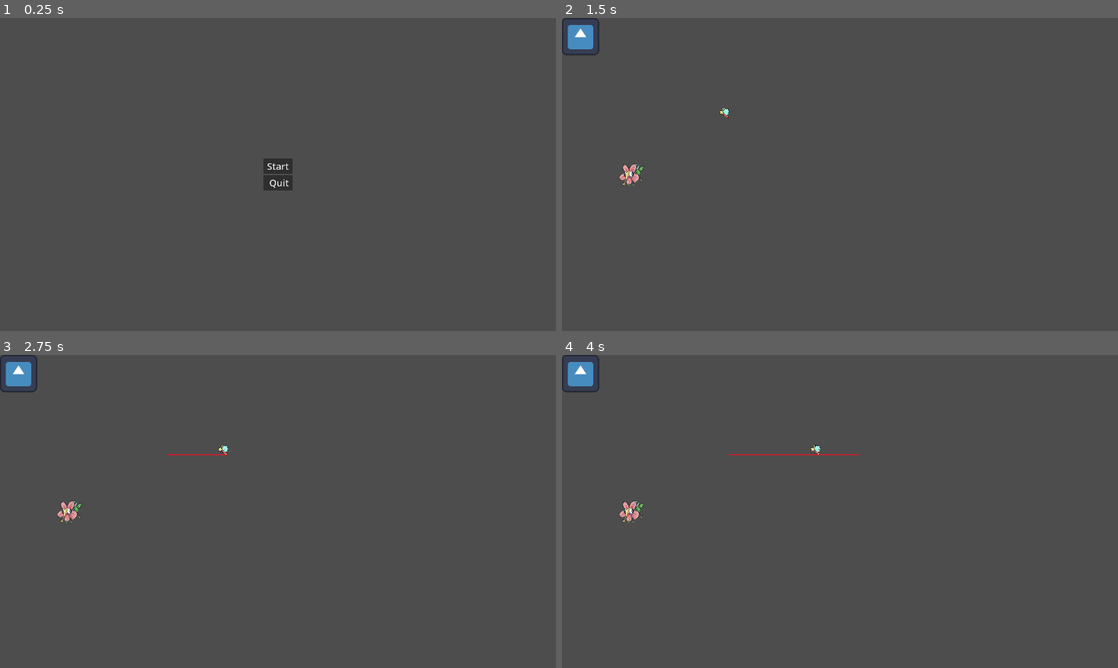
Above: before the commit, frames 1-4 (two rows, left to right).
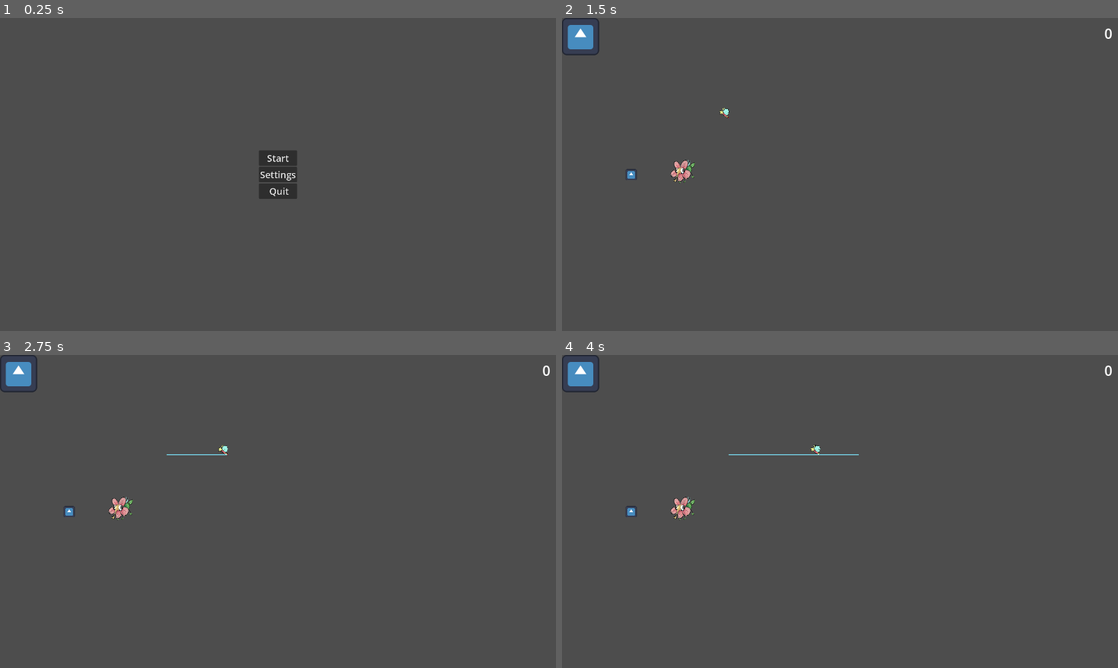
Above: after the commit, the same moments.

Repository: Iroguin/critter_capture
Game: Godot game, scene res://scenes/main_menu.tscn
Two runs of this game, one before a commit and one after it. Both use one fixed random seed, a clock stepped at 60 frames per second and the inputs below. The engine's default icon, where the game draws it, is replaced by a stand-in: a white triangle on a blue panel in a dark square.
Inputs (mouse positions are in pixels of both pictures, inside the frame that each line leads up to):
- Up to frame 1 (0.25 s): no input
- Up to frame 2 (1.5 s): click (840, 174) at 0.5 s, where only the run after the commit has a clickable "Settings"; click "Start" at 1.25 s
- Up to frame 3 (2.75 s): tap Enter (ui_accept) at 2, 2.27 s; move the mouse to (400, 495) at 2.02 s; hold Right (ui_right) from 2.03 s (still down)
- Up to frame 4 (4 s): move the mouse to (728, 527) at 2.77 s; tap Enter (ui_accept) at 3.02, 3.5 s; move the mouse to (895, 442) at 3.52 s; release Right (ui_right) at 3.53 s; hold Left (ui_left) from 3.53 s (still down)

The runs differ from the first frame. In frame 1, 0.7% of the frame differs, in the area x 46-54%, y 42-58%; in frame 2, 0.4%; in frame 3, 0.4%; in frame 4, 0.5%.

Commit message:
sounds, color change, highscore ui, freemove

Diff:
--- /dev/null
+++ b/default_bus_layout.tres
@@ -0,0 +1,15 @@
+[gd_resource type="AudioBusLayout" format=3 uid="uid://b50i4vo4jqnrr"]
+
+[resource]
+bus/1/name = &"UI"
+bus/1/solo = false
+bus/1/mute = false
+bus/1/bypass_fx = false
+bus/1/volume_db = 0.0
+bus/1/send = &"Master"
+bus/2/name = &"SFX"
+bus/2/solo = false
+bus/2/mute = false
+bus/2/bypass_fx = false
+bus/2/volume_db = 0.0
+bus/2/send = &"Master"
--- a/project.godot
+++ b/project.godot
@@ -22,6 +22,7 @@
 [autoload]
 
 SignalHandler="*uid://cwvi8p1j4h30b"
+AuidioHandler="*uid://cvg77xu4t335t"
 
 [display]
 
--- a/scenes/main_character.tscn
+++ b/scenes/main_character.tscn
@@ -1,7 +1,7 @@
 [gd_scene format=3 uid="uid://be3fcm8xy7d0s"]
 
 [ext_resource type="Script" uid="uid://dxj5tbcav2x3o" path="res://scripts/main_character.gd" id="1_ig48j"]
-[ext_resource type="Texture2D" uid="uid://cjwkbbcnc1fd1" path="res://assets/player_test.png" id="3_tqm6u"]
+[ext_resource type="Texture2D" uid="uid://cjwkbbcnc1fd1" path="res://assets/sprites/player_test.png" id="3_tqm6u"]
 [ext_resource type="Script" uid="uid://dgdfavu83vu26" path="res://scripts/player_trail.gd" id="5_trail"]
 
 [sub_resource type="CircleShape2D" id="CircleShape2D_ig48j"]
@@ -15,11 +15,11 @@
 
 [node name="PlayerTrail" type="Line2D" parent="." unique_id=1234567890]
 script = ExtResource("5_trail")
-trail_color = Color(0.9999998, 0.054254577, 0.12416271, 1)
+trail_color = Color(0.48452926, 0.9063318, 1, 1)
 
 [node name="PlayerTrailLoopParticles" type="CPUParticles2D" parent="." unique_id=1766713396]
 emitting = false
-amount = 2
+amount = 1
 lifetime = 2.0
 one_shot = true
 preprocess = 0.2
@@ -29,12 +29,13 @@
 spread = 180.0
 gravity = Vector2(0, 0)
 initial_velocity_min = 10.0
-initial_velocity_max = 30.0
+initial_velocity_max = 50.0
 angular_velocity_min = -90.0
 angular_velocity_max = 90.0
 damping_min = 10.0
 damping_max = 10.0
-color = Color(1, 0.05490196, 0.1254902, 1)
+scale_amount_max = 5.0
+color = Color(0.4862745, 0.90588236, 1, 1)
 
 [node name="PlayerTest" type="Sprite2D" parent="." unique_id=1884508317]
 position = Vector2(-13, -16)
--- a/scenes/main_game.tscn
+++ b/scenes/main_game.tscn
@@ -4,7 +4,8 @@
 [ext_resource type="PackedScene" uid="uid://be3fcm8xy7d0s" path="res://scenes/main_character.tscn" id="2_72e8q"]
 [ext_resource type="PackedScene" uid="uid://bk2ordj7aedu3" path="res://scenes/enemy.tscn" id="3_d2op2"]
 [ext_resource type="PackedScene" uid="uid://6dbwplu5fjlk" path="res://scenes/pause_menu.tscn" id="4_0rdsr"]
-[ext_resource type="Texture2D" uid="uid://e02qdn3w63mn" path="res://assets/critter_sprite_test.png" id="5_ipu61"]
+[ext_resource type="Texture2D" uid="uid://e02qdn3w63mn" path="res://assets/sprites/critter_sprite_test.png" id="5_ipu61"]
+[ext_resource type="PackedScene" uid="uid://cxxoxc5uh6i26" path="res://scenes/main_ui.tscn" id="6_ygxny"]
 
 [node name="Main_Game" type="Node2D" unique_id=744680119]
 
@@ -21,8 +22,10 @@
 [node name="Pause_Menu" parent="." unique_id=1157981104 instance=ExtResource("4_0rdsr")]
 
 [node name="CritterSpriteTest" type="Sprite2D" parent="." unique_id=988660624]
-position = Vector2(239, 539)
+position = Vector2(416, 527)
 scale = Vector2(0.2, 0.2)
 texture = ExtResource("5_ipu61")
 
+[node name="main_ui" parent="." unique_id=2102707382 instance=ExtResource("6_ygxny")]
+
 [connection signal="movement_mode_changed" from="Pause_Menu" to="main_character" method="_on_pause_menu_movement_mode_changed"]
--- a/scenes/main_menu.tscn
+++ b/scenes/main_menu.tscn
@@ -31,6 +31,11 @@
 theme_override_font_sizes/font_size = 32
 text = " Start "
 
+[node name="Settings_Button" type="Button" parent="VBoxContainer" unique_id=1256151159]
+layout_mode = 2
+theme_override_font_sizes/font_size = 32
+text = "Settings"
+
 [node name="Exit_Button" type="Button" parent="VBoxContainer" unique_id=354179233]
 layout_mode = 2
 theme_override_font_sizes/font_size = 32
@@ -38,4 +43,5 @@
 "
 
 [connection signal="pressed" from="VBoxContainer/Start_Button" to="." method="_on_start_button_pressed"]
+[connection signal="pressed" from="VBoxContainer/Settings_Button" to="." method="_on_settings_button_pressed"]
 [connection signal="pressed" from="VBoxContainer/Exit_Button" to="." method="_on_exit_button_pressed"]
--- /dev/null
+++ b/scenes/main_ui.tscn
@@ -0,0 +1,33 @@
+[gd_scene format=3 uid="uid://cxxoxc5uh6i26"]
+
+[ext_resource type="Script" uid="uid://cv2b4x70cvmlq" path="res://scripts/main_ui.gd" id="1_fnul3"]
+
+[node name="main_ui" type="CanvasLayer" unique_id=415378489]
+script = ExtResource("1_fnul3")
+
+[node name="Control" type="Control" parent="." unique_id=55346309]
+layout_mode = 3
+anchors_preset = 15
+anchor_right = 1.0
+anchor_bottom = 1.0
+grow_horizontal = 2
+grow_vertical = 2
+
+[node name="MarginContainer" type="MarginContainer" parent="Control" unique_id=1112293056]
+layout_mode = 1
+anchors_preset = 15
+anchor_right = 1.0
+anchor_bottom = 1.0
+grow_horizontal = 2
+grow_vertical = 2
+theme_override_constants/margin_left = 20
+theme_override_constants/margin_top = 20
+theme_override_constants/margin_right = 20
+theme_override_constants/margin_bottom = 20
+
+[node name="highscore_label" type="Label" parent="Control/MarginContainer" unique_id=1259040760]
+layout_mode = 2
+size_flags_vertical = 0
+theme_override_font_sizes/font_size = 48
+text = "0"
+horizontal_alignment = 2
--- a/scenes/pause_menu.tscn
+++ b/scenes/pause_menu.tscn
@@ -43,10 +43,29 @@
 theme_override_font_sizes/font_size = 32
 text = "Toggle Movement"
 
+[node name="Color_Button" type="Button" parent="Control/VBoxContainer" unique_id=998863376]
+layout_mode = 2
+theme_override_font_sizes/font_size = 32
+text = "Color Changer"
+
+[node name="ColorPicker" type="ColorPicker" parent="Control/VBoxContainer/Color_Button" unique_id=552462511]
+layout_mode = 1
+anchors_preset = -1
+anchor_left = 1.7440001
+anchor_top = 0.33
+anchor_right = 1.7440001
+anchor_bottom = 0.33
+offset_left = -150.05203
+offset_top = -316.99
+offset_right = 149.94797
+offset_bottom = 317.01
+
 [node name="Quit_Button" type="Button" parent="Control/VBoxContainer" unique_id=179561732]
 layout_mode = 2
 theme_override_font_sizes/font_size = 32
 text = "Quit"
 
 [connection signal="pressed" from="Control/VBoxContainer/Movement_Toggle_Button" to="." method="_on_movement_toggle_button_pressed"]
+[connection signal="pressed" from="Control/VBoxContainer/Color_Button" to="." method="_on_color_button_pressed"]
+[connection signal="color_changed" from="Control/VBoxContainer/Color_Button/ColorPicker" to="." method="_on_color_picker_color_changed"]
 [connection signal="pressed" from="Control/VBoxContainer/Quit_Button" to="." method="_on_quit_button_pressed"]
--- a/scripts/control.gd
+++ b/scripts/control.gd
@@ -1,5 +1,6 @@
 extends Control
 
+const CLICK_SFX = "res://assets/audio/625271__gabriel_dornelles__menu-sfx-1.ogg"
 
 # Called when the node enters the scene tree for the first time.
 func _ready() -> void:
@@ -12,8 +13,15 @@
 
 
 func _on_start_button_pressed() -> void:
+	AuidioHandler.play_sfx(CLICK_SFX, "UI")
 	get_tree().change_scene_to_file("res://scenes/main_game.tscn")
 
 
 func _on_exit_button_pressed() -> void:
+	AuidioHandler.play_sfx(CLICK_SFX, "UI")
+	await get_tree().create_timer(0.11).timeout
 	get_tree().quit()
+
+
+func _on_settings_button_pressed() -> void:
+	AuidioHandler.play_sfx(CLICK_SFX, "UI")
--- a/scripts/enemy.gd
+++ b/scripts/enemy.gd
@@ -19,4 +19,5 @@
 		body.take_damage(contact_damage)
 
 func die():
-	pass
+	SignalHandler.enemy_captured.emit(1) # number int is points for highscore, placehonder 1
+	queue_free()
--- /dev/null
+++ b/scripts/globals/auidio_handler.gd
@@ -0,0 +1,18 @@
+extends Node
+
+var _sounds = {}
+
+func play_sfx(stream_path: String, bus: String = "SFX", pitch: float = 1.0):
+	# load the resource if not already cached
+	if not _sounds.has(stream_path):
+		_sounds[stream_path] = load(stream_path)
+	var player = AudioStreamPlayer.new()
+	add_child(player)
+	player.stream = _sounds[stream_path]
+	player.bus = bus
+	player.pitch_scale = pitch
+
+	# clean up the node when finished
+	player.finished.connect(player.queue_free)
+
+	player.play()
--- /dev/null
+++ b/scripts/globals/signal_handler.gd
@@ -0,0 +1,5 @@
+extends Node
+
+signal loop_formed(caught_enemies: Array[Node])
+signal trail_color_changed(color: Color)
+signal enemy_captured(points: int)
--- a/scripts/main_character.gd
+++ b/scripts/main_character.gd
@@ -11,6 +11,7 @@
 # Called when the node enters the scene tree for the first time.
 func _ready() -> void:
 	add_to_group("player")
+	SignalHandler.loop_formed.connect(_on_loop_formed)
 
 func _physics_process(delta: float) -> void:
 	# current strategy governs movement it can be found in "res://scripts/player_movement/"
@@ -28,15 +29,14 @@
 	print("YOU DIED")
 
 
-func _on_player_trail_loop_formed(caught_enemies: Array[Node]) -> void:
-	print("Captured %d enemies!" % caught_enemies.size())
-	for enemy in caught_enemies:
-		if enemy.has_method("die"):
-			enemy.die()
+func _on_loop_formed(caught_enemies: Array[Node]) -> void:
+	for node in caught_enemies:
+		if node is Enemy:
+			(node as Enemy).die()
 
 
-func _on_pause_menu_movement_mode_changed(use_mouse: bool) -> void:
-	if use_mouse:
-		current_strategy = MouseStrategy.new()
-	else:
-		current_strategy = WASDStrategy.new()
+func _on_pause_menu_movement_mode_changed(mode: String) -> void:
+	match mode:
+		"Mouse": current_strategy = MouseStrategy.new()
+		"Free Move": current_strategy = FreeMoveStrategy.new()
+		_: current_strategy = WASDStrategy.new()
--- /dev/null
+++ b/scripts/main_ui.gd
@@ -0,0 +1,11 @@
+extends CanvasLayer
+
+@onready var highscore_label := $Control/MarginContainer/highscore_label
+
+# Called when the node enters the scene tree for the first time.
+func _ready() -> void:
+	SignalHandler.enemy_captured.connect(_on_enemy_captured)
+
+
+func _on_enemy_captured(points: int) -> void:
+	highscore_label.text = str(highscore_label.text.to_int() + points)
--- a/scripts/pause_menu.gd
+++ b/scripts/pause_menu.gd
@@ -1,12 +1,21 @@
 extends CanvasLayer
 
-signal movement_mode_changed(use_mouse: bool)
+const CLICK_SFX = "res://assets/audio/625271__gabriel_dornelles__menu-sfx-1.ogg"
+
+signal movement_mode_changed(mode: String)
 var game_paused := false
-var is_mouse_mode := false
+var _movement_modes: Array[String] = ["WASD", "Mouse", "Free Move"]
+var _mode_index := 0
+
+@onready var movement_button := $Control/VBoxContainer/Movement_Toggle_Button
+@onready var color_button := $Control/VBoxContainer/Color_Button
+@onready var color_picker := $Control/VBoxContainer/Color_Button/ColorPicker
+@onready var quit_button := $Control/VBoxContainer/Quit_Button
 
 # Called when the node enters the scene tree for the first time.
 func _ready() -> void:
 	self.visible = false
+	color_picker.visible = false
 
 # Called every frame. 'delta' is the elapsed time since the previous frame.
 func _process(delta: float) -> void:
@@ -26,13 +35,23 @@
 
 
 func _on_quit_button_pressed() -> void:
+	AuidioHandler.play_sfx(CLICK_SFX, "UI")
+	await get_tree().create_timer(0.11).timeout
 	get_tree().quit()
 
 
 func _on_movement_toggle_button_pressed() -> void:
-	is_mouse_mode = !is_mouse_mode
-	if is_mouse_mode:
-		$Control/VBoxContainer/Movement_Toggle_Button.text = "Movement: Mouse"
-	else:
-		$Control/VBoxContainer/Movement_Toggle_Button.text = "Movement: WASD"
-	movement_mode_changed.emit(is_mouse_mode)
+	AuidioHandler.play_sfx(CLICK_SFX, "UI")
+	_mode_index = (_mode_index + 1) % _movement_modes.size()
+	var mode := _movement_modes[_mode_index]
+	movement_button.text = "Movement: " + mode
+	movement_mode_changed.emit(mode)
+
+
+func _on_color_button_pressed() -> void:
+	AuidioHandler.play_sfx(CLICK_SFX, "UI")
+	color_picker.visible = !color_picker.visible
+
+
+func _on_color_picker_color_changed(color: Color) -> void:
+	SignalHandler.trail_color_changed.emit(color)
--- /dev/null
+++ b/scripts/player_movement/free_move_strategy.gd
@@ -0,0 +1,6 @@
+extends MovementStrategy
+class_name FreeMoveStrategy
+
+func get_movement(actor: CharacterBody2D, _speed) -> Vector2:
+	actor.global_position = actor.get_global_mouse_position()
+	return Vector2.ZERO
--- a/scripts/player_trail.gd
+++ b/scripts/player_trail.gd
@@ -2,7 +2,7 @@
 class_name PlayerTrail
 
 @export var max_points: int = 300
-@export var min_sample_distance: float = 5.0
+@export var min_sample_distance: float = 2.0
 @export var intersection_skip_points: int = 10
 @export var trail_width: float = 4.0
 @export var trail_color: Color = Color(0.2, 0.8, 1.0, 1.0)
@@ -15,6 +15,14 @@
 	top_level = true
 	width = trail_width
 	default_color = trail_color
+	SignalHandler.trail_color_changed.connect(_on_trail_color_changed)
+
+
+func _on_trail_color_changed(color: Color) -> void:
+	default_color = color
+	var particles := get_parent().get_node_or_null("PlayerTrailLoopParticles") as CPUParticles2D
+	if particles:
+		particles.color = color
 
 
 func _process(_delta: float) -> void:
@@ -48,35 +56,35 @@
 	if n < intersection_skip_points + 3:
 		return
 
-	var a := _trail[n - 2]
-	var b := _trail[n - 1]
-
-	var check_limit := n - 2 - intersection_skip_points
-	for i in range(check_limit):
-		var hit = _segment_intersect(a, b, _trail[i], _trail[i + 1])
-		if hit == null:
+	# check the last few segments not just the newest one.
+	var lookback := mini(4, n - intersection_skip_points - 2)
+	for k in range(lookback):
+		var a := _trail[n - 2 - k]
+		var b := _trail[n - 1 - k]
+		var check_limit := n - 2 - k - intersection_skip_points
+		if check_limit <= 0:
 			continue
 
-		# build the closed polygon
-		# intersection point -> trail tip -> back
-		var polygon := PackedVector2Array()
-		polygon.append(hit)
-		for j in range(i + 1, n):
-			polygon.append(_trail[j])
+		for i in range(check_limit):
+			var hit = _segment_intersect(a, b, _trail[i], _trail[i + 1])
+			if hit == null:
+				continue
 
-		var caught: Array[Node] = []
-		for enemy in get_tree().get_nodes_in_group("enemies"):
-			if enemy is Node2D:
-				if Geometry2D.is_point_in_polygon((enemy as Node2D).global_position, polygon):
-					caught.append(enemy)
+			var polygon := PackedVector2Array()
+			polygon.append(hit)
+			for j in range(i + 1, n):
+				polygon.append(_trail[j])
 
-		_spawn_loop_particles(polygon)
-		SignalHandler.loop_formed.emit(caught)
-		print("LOOP FORMED")
+			var caught: Array[Node] = []
+			for enemy in get_tree().get_nodes_in_group("enemies"):
+				if enemy is Node2D:
+					if Geometry2D.is_point_in_polygon((enemy as Node2D).global_position, polygon):
+						caught.append(enemy)
 
-		# reset player starts a new trail from the intersection
-		_trail = [hit]
-		return
+			_spawn_loop_particles(polygon)
+			SignalHandler.loop_formed.emit(caught)
+			_trail = [hit]
+			return
 
 
 func _spawn_loop_particles(polygon: PackedVector2Array) -> void:
--- a/scripts/signal_handler.gd
+++ /dev/null
@@ -1,3 +0,0 @@
-extends Node
-
-signal loop_formed(caught_enemies: Array[Node])
Not shown, added: assets/audio/625271__gabriel_dornelles__menu-sfx-1.ogg.import
Renamed: assets/critter_sprite_test.png -> assets/sprites/critter_sprite_test.png
Not shown, changed: assets/sprites/critter_sprite_test.png.import
Renamed: assets/fish_critter.png -> assets/sprites/fish_critter.png
Not shown, changed: assets/sprites/fish_critter.png.import
Renamed: assets/player_test.png -> assets/sprites/player_test.png
Not shown, changed: assets/sprites/player_test.png.import
Renamed: assets/rat_critter.png -> assets/sprites/rat_critter.png
Not shown, changed: assets/sprites/rat_critter.png.import
Renamed: assets/toukka_critter.png -> assets/sprites/toukka_critter.png
Not shown, changed: assets/sprites/toukka_critter.png.import
Not shown: 1 places in scenes/pause_menu.tscn that only renumber resources
(and 5 more such lines)
